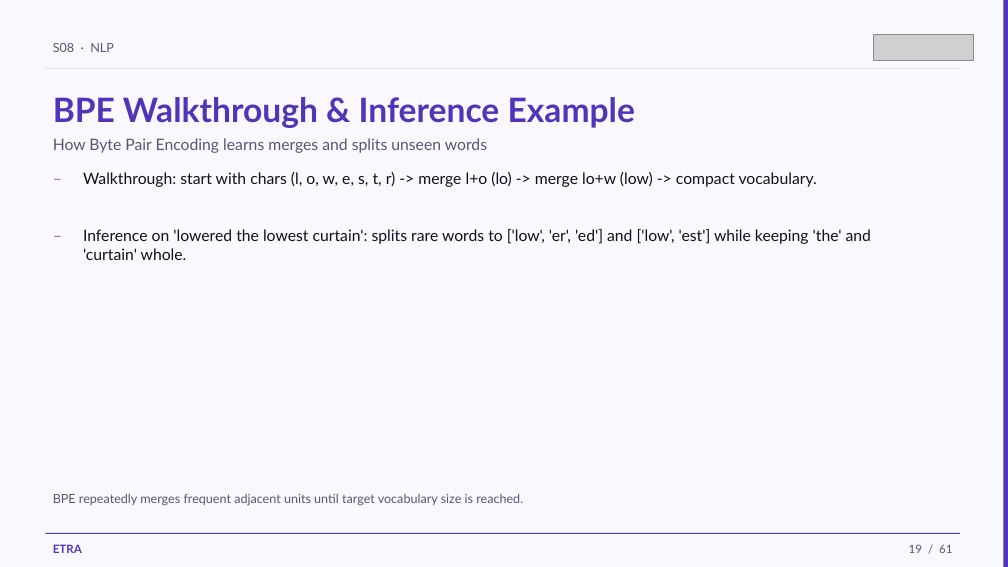
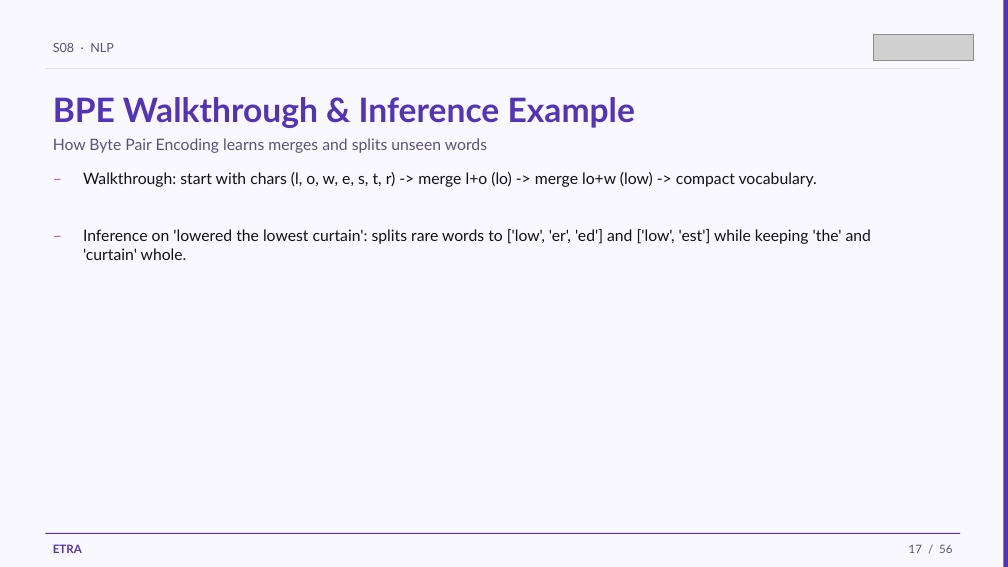
Before and after one commit to iksasa15/AI-ML, a slide deck: slide 17 of web-presentation/pdf-exports/Week3-Session1-NLP.pptx (slide 19 before the commit). Drawn at 1008x567 pixels with LibreOffice and Linux fonts; fonts in the diff are those of the drawing; grey boxes stand for pictures. Boxes give left, top, right and bottom in pixels: in the first picture for what was removed or moved away, otherwise in the second. Text is boxed around its words. In the diff, an @@ line names an element or a change of style, - is before the commit and + after.

```diff
--- a/web-presentation/pdf-exports/Week3-Session1-NLP.pptx
+++ b/web-presentation/pdf-exports/Week3-Session1-NLP.pptx
@@ text removed at <box>53,493,523,506</box> @@
-BPE repeatedly merges frequent adjacent units until target vocabulary size is reached.
@@ text at <box>909,544,952,553</box>: text changed @@
-19 / 61
+17 / 56
```
Also in this commit, not shown: 51 other slides changed, 3 slides added, 8 slides removed, 4 other files.
